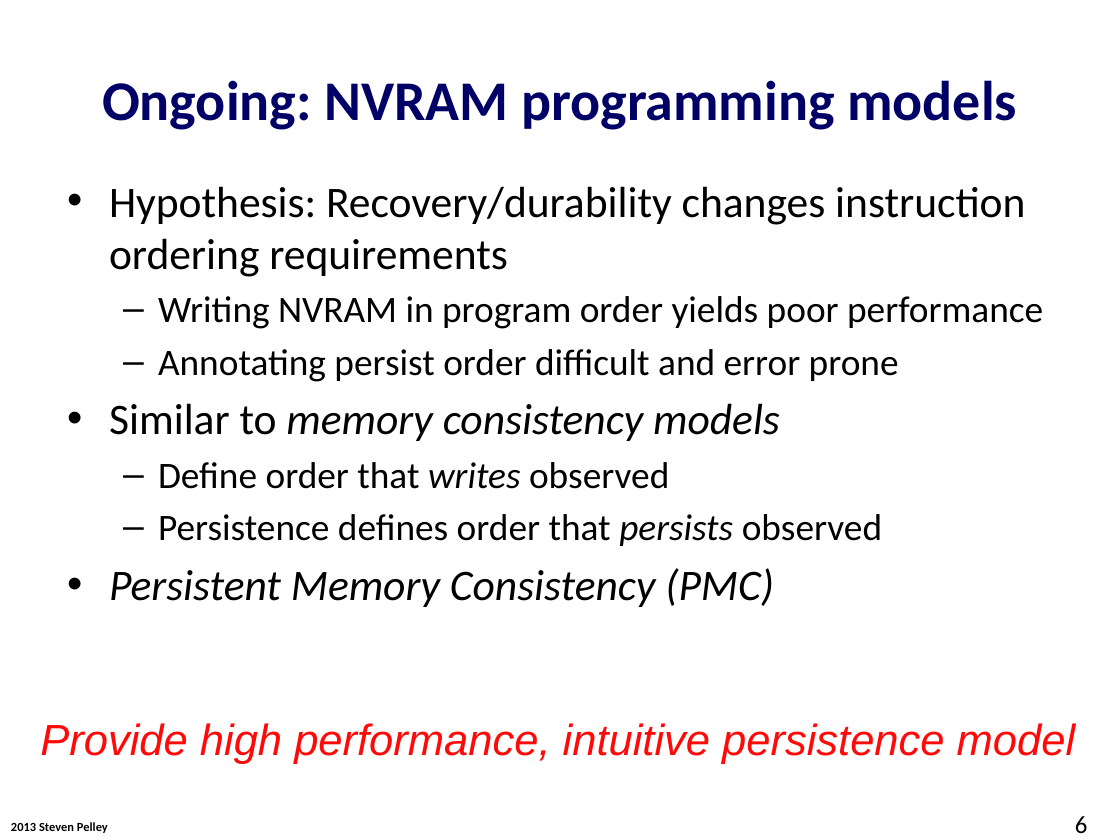
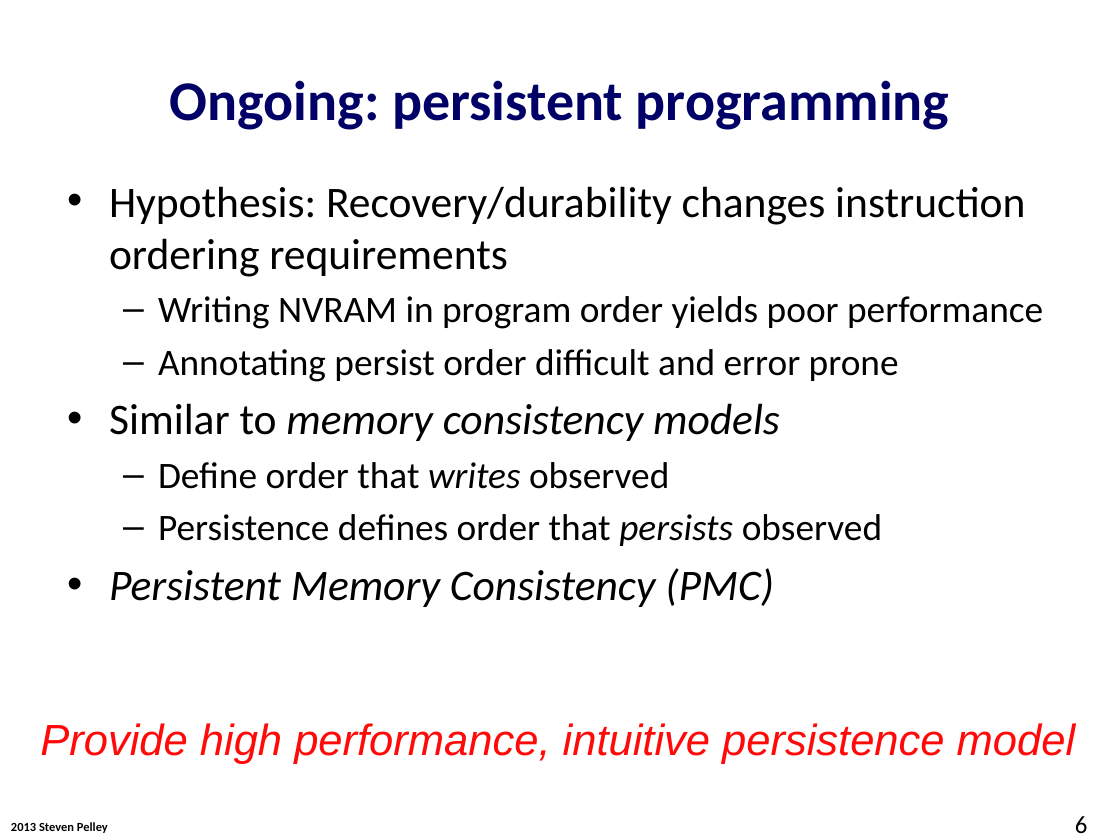
Before and after one commit to Abulila/dissertation, a slide deck: slide 6 of proposal/proposal.pptx. Drawn at 1120x840 pixels with LibreOffice and Linux fonts; fonts in the diff are those of the drawing; background and template pictures are left out. Boxes give left, top, right and bottom in pixels: in the first picture for what was removed or moved away, otherwise in the second. Text is boxed around its words. In the diff, an @@ line names an element or a change of style, - is before the commit and + after.

```diff
--- a/proposal/proposal.pptx
+++ b/proposal/proposal.pptx
@@ title at [170,80,949,130]: text changed @@
-Ongoing: NVRAM programming models
+Ongoing: persistent programming
```
Also in this commit, not shown: 11 other slides changed.
